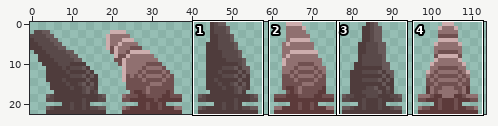
Two versions of one sprite sheet, data/sprites/cannon.png. The first picture is a wide view before the edit; the outline marks the close-up.
Close-up. Before the commit:
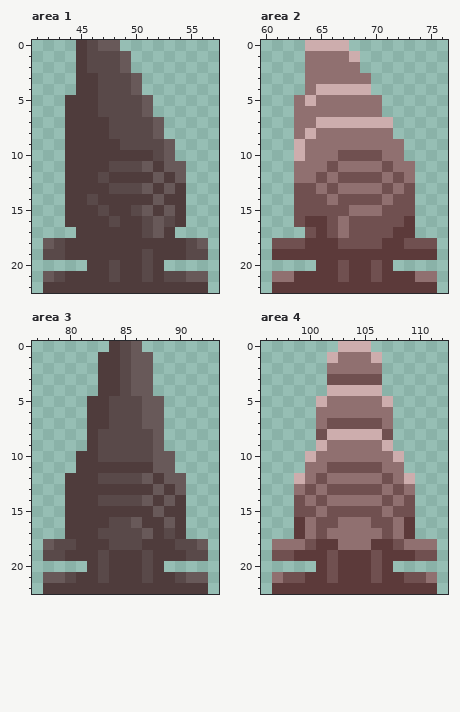
The file is 114x23 pixels. Shown: area 1: x 41..57, y 0..22; area 2: x 60..76, y 0..22; area 3: x 77..93, y 0..22; area 4: x 96..112, y 0..22. The commit also changed other parts of the picture, which this record leaves out.
New version:
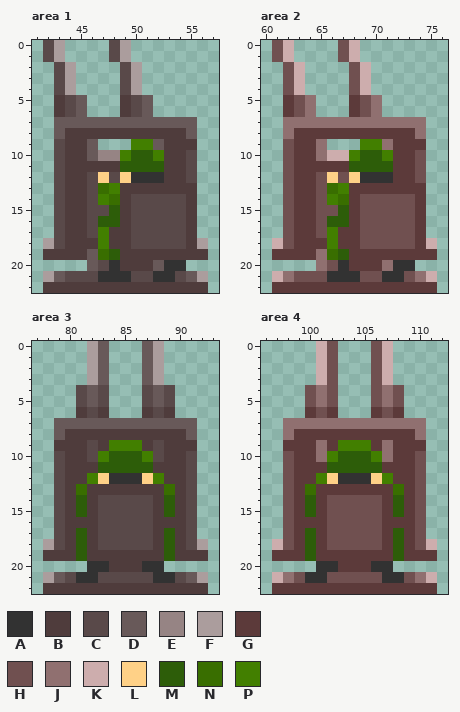
Palette (. is transparent): A #323232  B #4f3c3c  C #594949  D #685959  E #968484  F #ab9d9d  G #5c3a3a  H #705050  J #907070  K #cdadad  L #ffd187  M #2d5d09  N #396e00  P #427f00
What changed:
--- area 1
@@ x 41..57 @@
- 0 ....BCDD.........
- 1 ....BCCCD........
- 2 ....BCCCD........
- 3 ....BBCCCD.......
- 4 ....BBCCCD.......
- 5 ...BBBCCCCD......
- 6 ...BBBCCCCD......
- 7 ...BBBBCCCCD.....
- 8 ...BBBBCCCCD.....
- 9 ...BBBBBCCCCD....
-10 ...BBBBBBBBCD....
-11 ...BBBBCCCDBDD...
-12 ...BBBCBBBBDBD...
-13 ...BBBBCCCDBDB...
-14 ...BBCBBBBBDBB...
-15 ...BBBCBBCDBDB...
-16 ...BBBBCBBCDCB...
-17 ....BBBBBBCDB....
-18 .DCBBBBBBBBBBBCD.
-19 .CCBBBBBBBCBBBCC.
-20 .....BBCBBCB.....
-21 .DCBBBBCBBCBCCDD.
+ 0 .CF....CF........
+ 1 .CF....CF........
+ 2 ..CF....CF.......
+ 3 ..CF....CF.......
+ 4 ..CF....CF.......
+ 5 ..BCD...BCD......
+ 6 ..BCD...BCD......
+ 7 ..DDDDDDDDDDDDD..
+ 8 ..DBBBBBBBBBBBD..
+ 9 ..CBBD...PPDBBB..
+10 ..CBBDEEPMMPBBC..
+11 ..CBBBBBMMMMBBC..
+12 ..CBBCLCLAAABBC..
+13 ..CBBCNPBBBBBBB..
+14 ..CBBCPNBCCCCCB..
+15 ..CBBCCMBCCCCCB..
+16 ..CBBCMMBCCCCCB..
+17 ..CBBCPBBCCCCCB..
+18 .FCBBBPBBCCCCCBF.
+19 .BBBBDNMBBBBBBBB.
+20 .....DCABBBDAA...
+21 .FDCCCAAACCAACDF.
 22 .BBBBBBBBBBBBBBB.
--- area 2
@@ x 60..76 @@
- 0 ....KKKK.........
- 1 ....JJJJK........
- 2 ....JJJJJ........
- 3 ....JJJJJJ.......
- 4 ....JKKKKK.......
- 5 ...JKJJJJJJ......
- 6 ...JJJJJJJJ......
- 7 ...JJKKKKKKK.....
- 8 ...JKJJJJJJJ.....
- 9 ...KJJJJJJJJJ....
-10 ...KJJJHHHHJJ....
-11 ...JJJHJJJJHJJ...
-12 ...JJHJHHHHJHJ...
-13 ...HHJHJJJJHJH...
-14 ...HHHJHHHHJHH...
-15 ...HHHHHJJJHHH...
-16 ...HGGHJHHHHHG...
-17 ....HGHJHHHHGG...
-18 .HHHGGGHHHHGGHHH.
-19 .GGGGGGGGGGGGGGG.
-20 .....GGHGGHG.....
-21 .JJGGGGHGGHGGGJJ.
+ 0 .HK....HK........
+ 1 .HK....HK........
+ 2 ..HK....HK.......
+ 3 ..HK....HK.......
+ 4 ..HK....HK.......
+ 5 ..GHJ...GHJ......
+ 6 ..GHJ...GHJ......
+ 7 ..JJJJJJJJJJJJJ..
+ 8 ..JGGGGGGGGGGGJ..
+ 9 ..HGGJ...PPJGGG..
+10 ..HGGJKKPMMPGGH..
+11 ..HGGGGGMMMMGGH..
+12 ..HGGHLHLAAAGGH..
+13 ..HGGHNPGGGGGGG..
+14 ..HGGHPNGHHHHHG..
+15 ..HGGHHMGHHHHHG..
+16 ..HGGHMMGHHHHHG..
+17 ..HGGHPGGHHHHHG..
+18 .KHGGGPGGHHHHHGK.
+19 .GGGGJNMGGGGGGGG.
+20 .....JHAGGGJAA...
+21 .KJHHHAAAHHAAHJK.
 22 .GGGGGGGGGGGGGGG.
--- area 3
@@ x 77..93 @@
- 0 .......BCD.......
- 1 ......BBCDD......
- 2 ......BBCDD......
- 3 ......BBCDD......
- 4 ......BBCDD......
- 5 .....BBCCCDD.....
- 6 .....BBCCCDD.....
- 7 .....BBCCCDD.....
- 8 .....BCCCCCD.....
- 9 .....BCCCCCD.....
-10 ....BBCCCCCDD....
-11 ....BBBBBBBDD....
-12 ...BBBCCCCDBDD...
-13 ...BBBBBBBBDBD...
-14 ...BBBCCCCDBDB...
-15 ...BBBBBBBBDBB...
-16 ...BBBBCCDBBDB...
-17 ...BBBCCCCDBCB...
-18 .DCCBBBCCCBBBCCD.
-19 .CCBBBCBBBCBBBCC.
-20 .....BCBBBCB.....
-21 .DDCBBCBBBCBBCDD.
+ 0 .....FD...DF.....
+ 1 .....FD...DF.....
+ 2 .....FD...DF.....
+ 3 .....FD...DF.....
+ 4 ....CDC...CDC....
+ 5 ....CDC...CDC....
+ 6 ....BCB...BCB....
+ 7 ..DDDDDDDDDDDDD..
+ 8 ..DBBBBBBBBBBBD..
+ 9 ..BBBCBPPPBCBBB..
+10 ..CBBCPMMMPCBBC..
+11 ..CBBBMMMMMBBBC..
+12 ..CBBPLAAALPBBC..
+13 ..CBNBBBBBBBNBC..
+14 ..CBMBCCCCCBMBC..
+15 ..CBMBCCCCCBMBC..
+16 ..CBBBCCCCCBBBC..
+17 ..CBMBCCCCCBMBC..
+18 .FCBMBCCCCCBMBCF.
+19 .BBBMBBBBBBBMBBB.
+20 .....AABBBAA.....
+21 .FDCAACCCCCAACDF.
 22 .BBBBBBBBBBBBBBB.
--- area 4
@@ x 96..112 @@
- 0 .......KKK.......
- 1 ......KJJJK......
- 2 ......JJJJJ......
- 3 ......HHHHH......
- 4 ......KKKKK......
- 5 .....KJJJJJK.....
- 6 .....JJJJJJJ.....
- 7 .....JHHHHHJ.....
- 8 .....HKKKKKH.....
- 9 .....KJJJJJK.....
-10 ....KJJJJJJJK....
-11 ....JJHHHHHJJ....
-12 ...KJHJJJJJHJK...
-13 ...JHJHHHHHJHJ...
-14 ...HJHJJJJJHJH...
-15 ...HHJHHHHHJHH...
-16 ...GJHHJJJHHJG...
-17 ...GJHJJJJJHJG...
-18 .JJJHGGJJJGGHJJJ.
-19 .HHGGGHGGGHGGGHH.
-20 .....GHGGGHG.....
-21 .JHHGGHGGGHGGHHJ.
+ 0 .....KH...HK.....
+ 1 .....KH...HK.....
+ 2 .....KH...HK.....
+ 3 .....KH...HK.....
+ 4 ....HJH...HJH....
+ 5 ....HJH...HJH....
+ 6 ....GHG...GHG....
+ 7 ..JJJJJJJJJJJJJ..
+ 8 ..JGGGGGGGGGGGJ..
+ 9 ..GGGJGPPPGJGGG..
+10 ..HGGJPMMMPJGGH..
+11 ..HGGGMMMMMGGGH..
+12 ..HGGPLAAALPGGH..
+13 ..HGNGGGGGGGNGH..
+14 ..HGMGHHHHHGMGH..
+15 ..HGMGHHHHHGMGH..
+16 ..HGGGHHHHHGGGH..
+17 ..HGMGHHHHHGMGH..
+18 .KHGMGHHHHHGMGHK.
+19 .GGGMGGGGGGGMGGG.
+20 .....AAGGGAA.....
+21 .KJHAAHHHHHAAHJK.
 22 .GGGGGGGGGGGGGGG.
